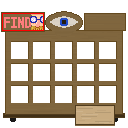
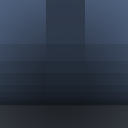
Layer changes from the first 128×128 image to the second:
renamed "Layer 7" to "Layer 9", painted on it over bbox(0, 0, 128, 128)
painted on "Layer 8" over bbox(0, 0, 128, 128)
removed layer "Layer 5" over bbox(1, 12, 45, 32)
removed layer "Layer 3" over bbox(2, 11, 126, 126)
removed layer "Layer 4" over bbox(10, 116, 118, 122)
